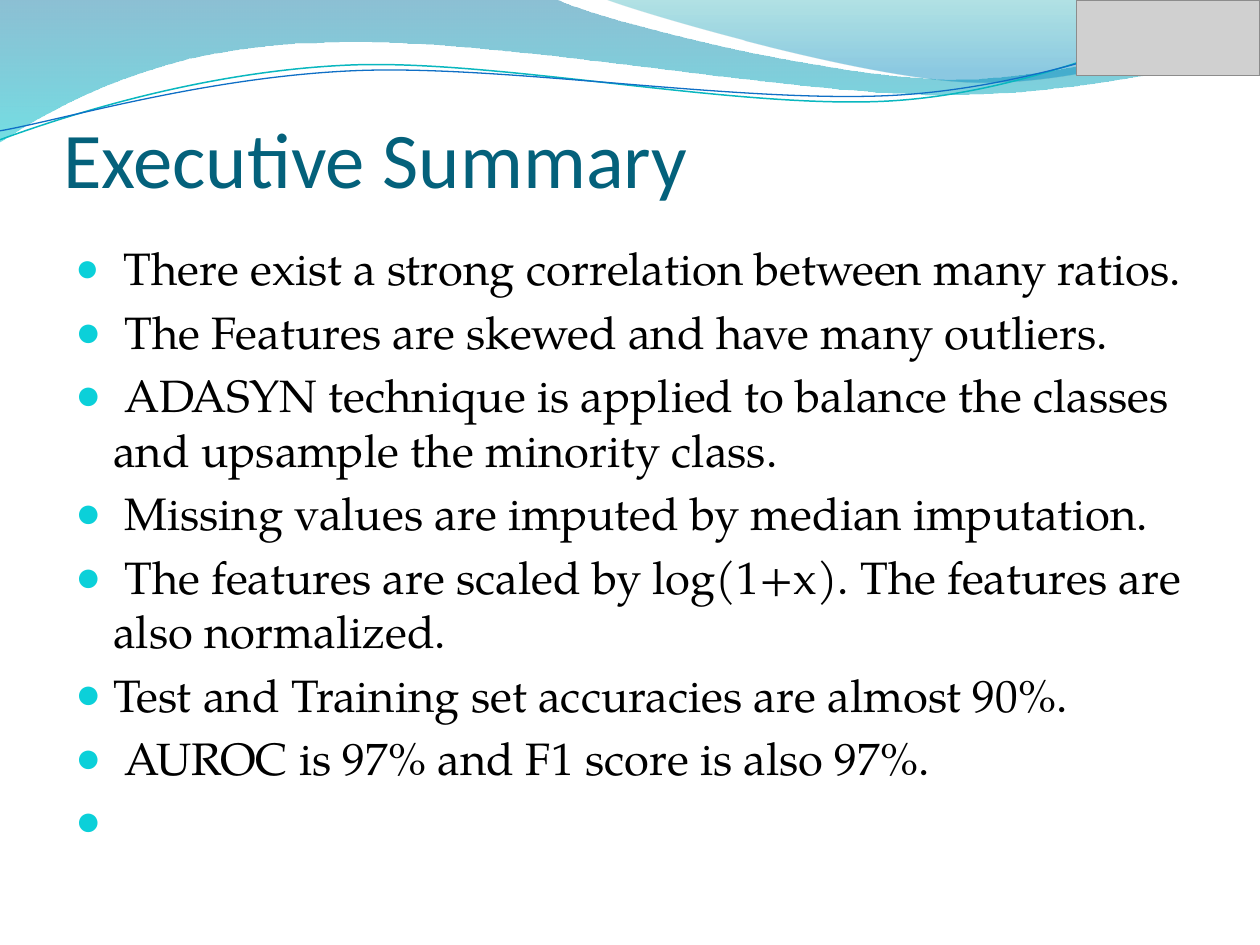
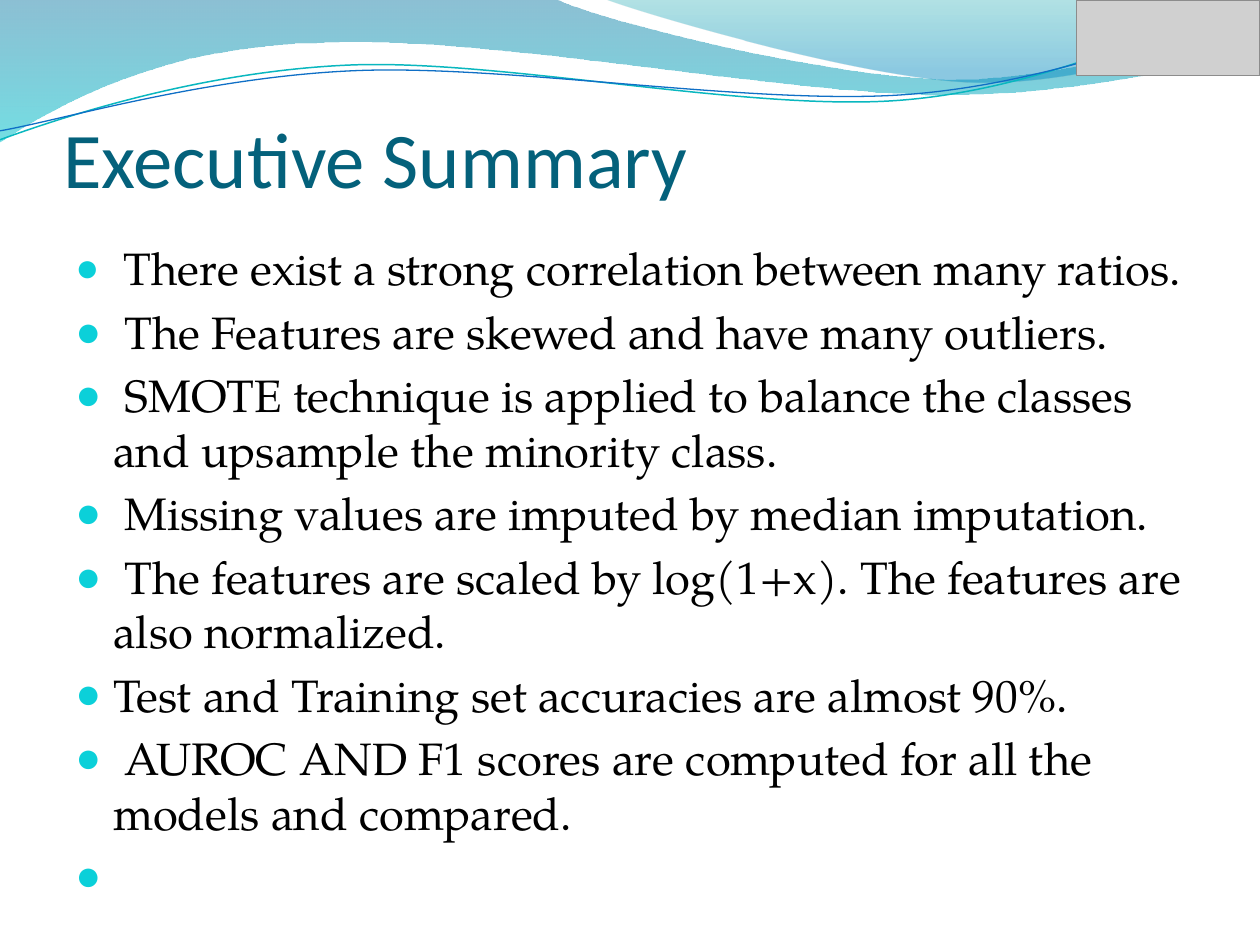
Before and after one commit to iamkuntaldinda/datasets-, a slide deck: slide 4 of Practicum 3.pptx. Drawn at 1260x945 pixels with LibreOffice and Linux fonts; fonts in the diff are those of the drawing; grey boxes stand for pictures; background and template pictures are left out. Boxes give left, top, right and bottom in pixels: in the first picture for what was removed or moved away, otherwise in the second. Text is boxed around its words. In the diff, an @@ line names an element or a change of style, - is before the commit and + after.

```diff
--- a/Practicum 3.pptx
+++ b/Practicum 3.pptx
@@ text at <box>113,379,1132,480</box>: text changed @@
-● ADASYN technique is applied to balance the classes and upsample the minority class.
+● SMOTE technique is applied to balance the classes and upsample the minority class.
@@ text at <box>113,742,1093,843</box>: text changed @@
-● AUROC is 97% and F1 score is also 97%.
+● AUROC AND F1 scores are computed for all the models and compared.
```
Also in this commit, not shown: 9 other slides changed, 8 slides added, 7 slides removed, 2 other files.
